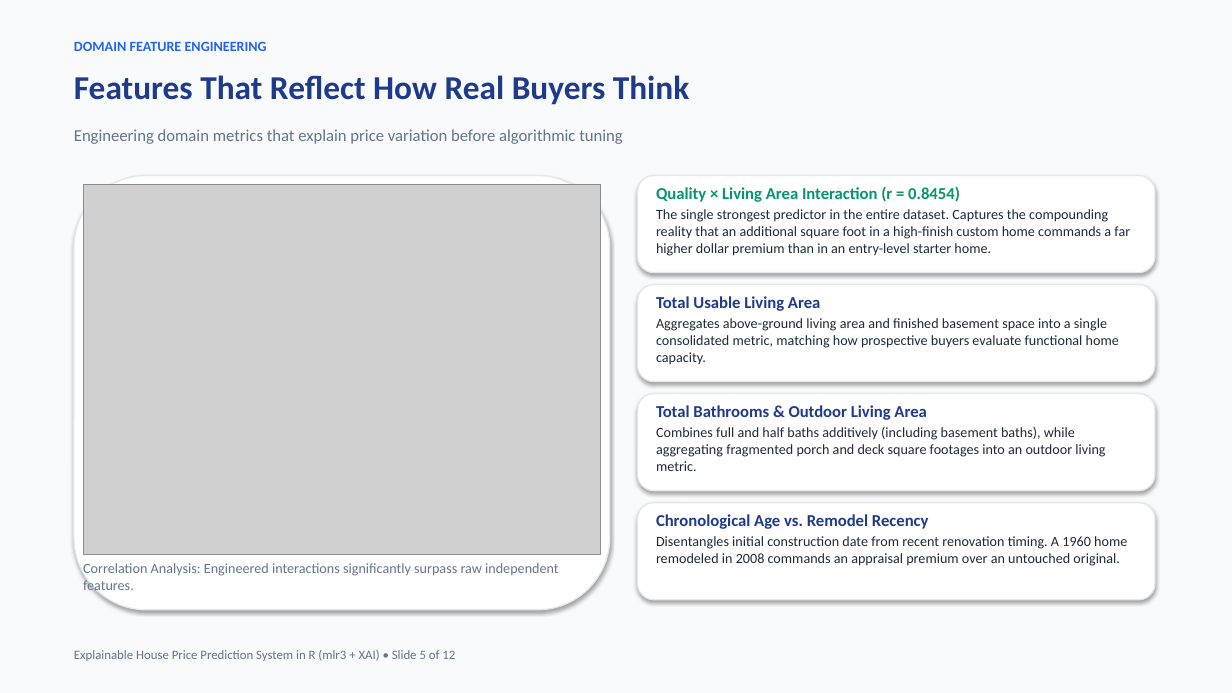
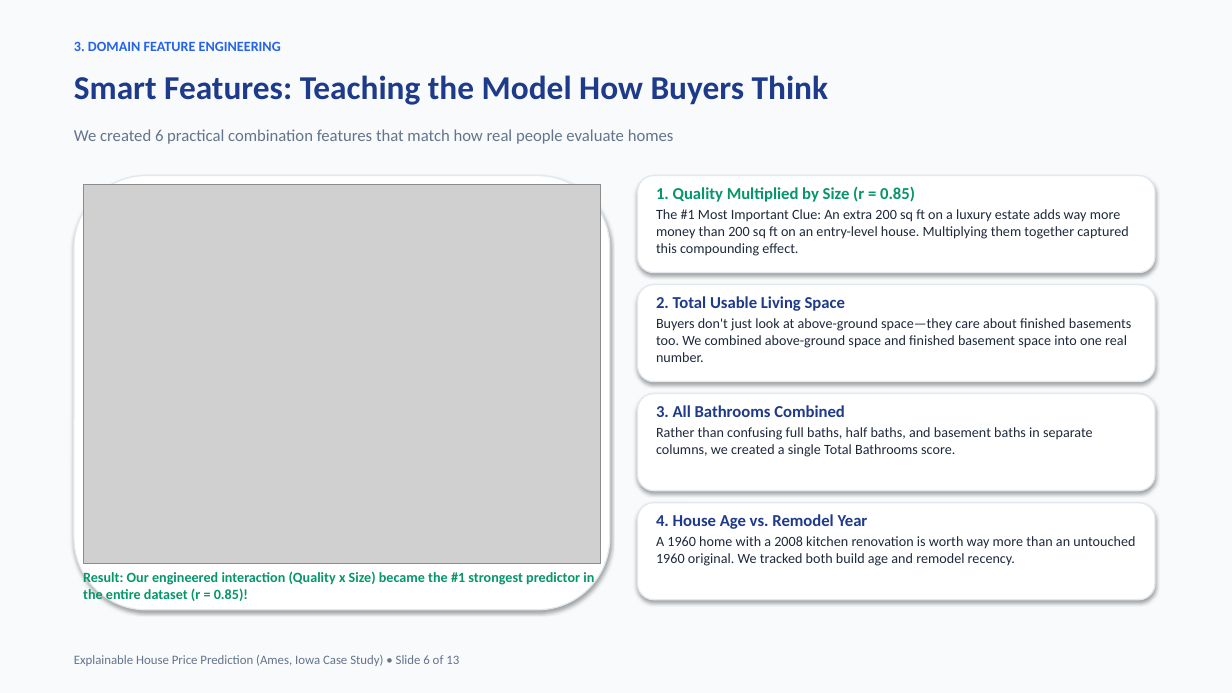
Before and after one commit to RohithBheemini/IDS-R-Project-mlr3-XAI, a slide deck: slide 6 of reports/Explainable_House_Price_Prediction_Presentation.pptx (slide 5 before the commit). Drawn at 1232x693 pixels with LibreOffice and Linux fonts; fonts in the diff are those of the drawing; grey boxes stand for pictures. Boxes give left, top, right and bottom in pixels: in the first picture for what was removed or moved away, otherwise in the second. Text is boxed around its words. In the diff, an @@ line names an element or a change of style, - is before the commit and + after.

```diff
--- a/reports/Explainable_House_Price_Prediction_Presentation.pptx
+++ b/reports/Explainable_House_Price_Prediction_Presentation.pptx
@@ text at <box>74,41,281,51</box>: text changed @@
-DOMAIN FEATURE ENGINEERING
+3. DOMAIN FEATURE ENGINEERING
@@ text at <box>74,75,828,105</box>: text changed @@
-Features That Reflect How Real Buyers Think
+Smart Features: Teaching the Model How Buyers Think
@@ text at <box>74,129,674,144</box>: text changed @@
-Engineering domain metrics that explain price variation before algorithmic tuning
+We created 6 practical combination features that match how real people evaluate homes
@@ picture: place and size @@
-picture at <box>83,185,601,555</box>
+picture at <box>83,185,601,564</box>
@@ text at <box>656,186,1128,256</box>: text changed @@
-Quality × Living Area Interaction (r = 0.8454)
-The single strongest predictor in the entire dataset. Captures the compounding reality that an additional square foot in a high-finish custom home commands a far higher dollar premium than in an entry-level starter home.
+1. Quality Multiplied by Size (r = 0.85)
+The #1 Most Important Clue: An extra 200 sq ft on a luxury estate adds way more money than 200 sq ft on an entry-level house. Multiplying them together captured this compounding effect.
@@ text at <box>656,296,1132,362</box>: text changed @@
-Total Usable Living Area
-Aggregates above-ground living area and finished basement space into a single consolidated metric, matching how prospective buyers evaluate functional home capacity.
+2. Total Usable Living Space
+Buyers don't just look at above-ground space—they care about finished basements too. We combined above-ground space and finished basement space into one real number.
@@ text at <box>656,405,1093,457</box>: text changed @@
-Total Bathrooms & Outdoor Living Area
-Combines full and half baths additively (including basement baths), while aggregating fragmented porch and deck square footages into an outdoor living metric.
+3. All Bathrooms Combined
+Rather than confusing full baths, half baths, and basement baths in separate columns, we created a single Total Bathrooms score.
@@ text at <box>656,514,1135,566</box>: text changed @@
-Chronological Age vs. Remodel Recency
-Disentangles initial construction date from recent renovation timing. A 1960 home remodeled in 2008 commands an appraisal premium over an untouched original.
+4. House Age vs. Remodel Year
+A 1960 home with a 2008 kitchen renovation is worth way more than an untouched 1960 original. We tracked both build age and remodel recency.
@@ text at <box>83,571,594,603</box>: text changed; text colour #64748B to #059669; bold on @@
-Correlation Analysis: Engineered interactions significantly surpass raw independent features.
+Result: Our engineered interaction (Quality x Size) became the #1 strongest predictor in the entire dataset (r = 0.85)!
@@ text at <box>74,655,459,666</box>: text changed @@
-Explainable House Price Prediction System in R (mlr3 + XAI) • Slide 5 of 12
+Explainable House Price Prediction (Ames, Iowa Case Study) • Slide 6 of 13
```
Also in this commit, not shown: 5 other slides changed, 7 slides added, 6 slides removed, 3 other files.
